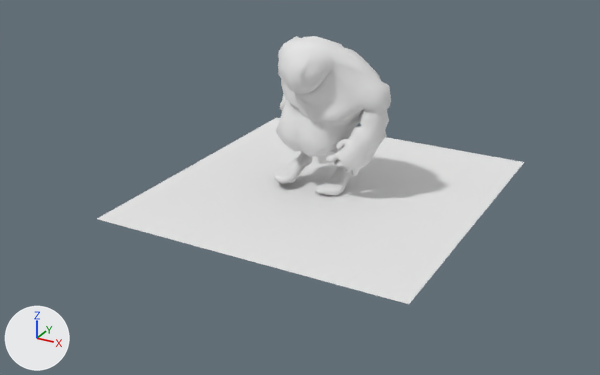
The OBJ model polyModels/bigguy.obj: old version first, new version second.
Rendered twice from a camera (50 mm lens) standing at (20.8, -40.7, 15.9) and looking at (-0.4, -2.2, -3.4). Lighting does not change. The marker at lower left points along +X, +Y and +Z. Where no turn or scale is listed for an object, it has been applied to the vertices.

Names of what the first picture shows: 'bigguy'.
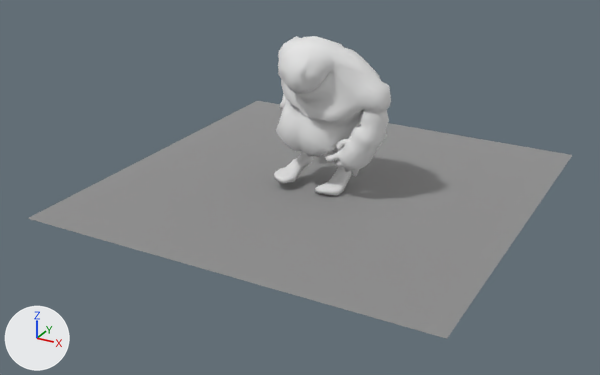
Changed parts and their boxes [x1, y1, x2, y2] in the pictures (600 x 375 px):
'bigguy', reshaped (27% wider, 13% taller): before [97, 36, 524, 304]; after [28, 36, 572, 339]
part 1 of me_bigguy, rebuilt (27% wider, 28% taller): before [97, 118, 524, 304]; after [28, 101, 572, 339]

Edits to the bpy script that builds the scene:
```text
Change mat_initialshadinggroup:
    mat_initialshadinggroup.base_color: (0.8, 0.8, 0.8) -> (0.4, 0.4, 0.4)  # white #e7e7e7 -> grey #aaaaaa
    mat_initialshadinggroup.metallic: 0.0 -> 0.6
Change me_bigguy:
    used by ob_bigguy; location = (0.0, 0.0, 0.0)
    remove me_bigguy.from_pydata(...)  # 2413 vertices, 2350 faces; spans x -8.6..9.6, y -10.3..9.2, z -3.9..5.0
    add me_bigguy.from_pydata(...)  # 1456 vertices, 1451 faces; spans x -12.0..12.0, y -12.0..12.0, z -3.9..5.0
    me_bigguy part 1: the loose piece of 961 vertices spanning x -8.6..9.6, y -10.3..9.2, z -3.9 is rebuilt with 4 vertices and now spans x -12.0..12.0, y -12.0..12.0, z -3.9
```
